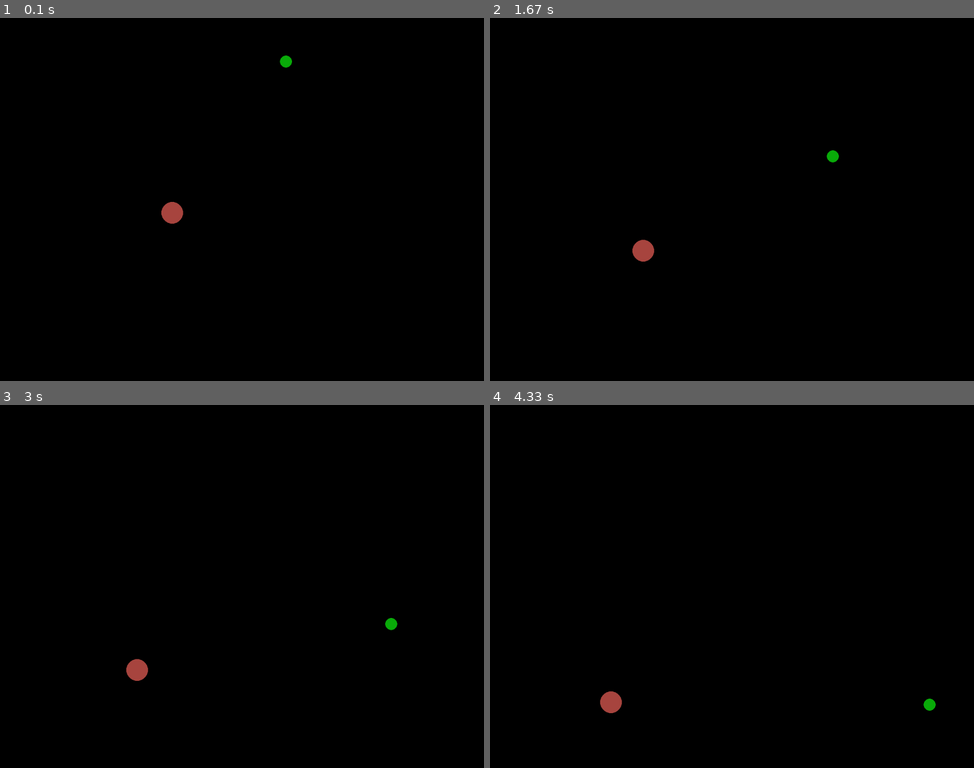
Above: before the commit, frames 1-4 (two rows, left to right).
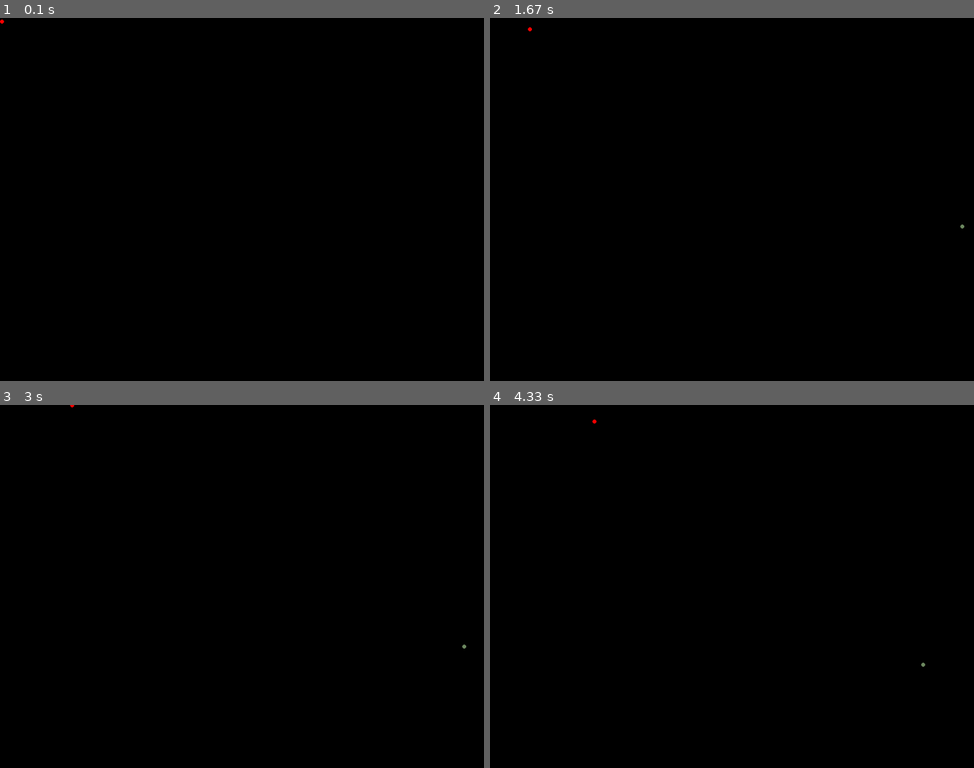
Above: after the commit, the same moments.

Repository: Donkeehot/my_projects
Game: pygame game, started from pygame_projects/catch_a_ball/catch_a_ball.py
Two runs of this game, one before a commit and one after it. Both use one fixed random seed, a clock stepped at 60 frames per second and the inputs below.
Inputs (mouse positions are in pixels of both pictures, inside the frame that each line leads up to):
- Up to frame 1 (0.1 s): no input
- Up to frame 2 (1.67 s): click (732, 199) at 0.38 s
- Up to frame 3 (3 s): no input
- Up to frame 4 (4.33 s): no input

The runs differ from the first frame. In frame 1, 0.3% of the frame differs, in the area x 0-61%, y 0-57%; in frame 2, 0.3%, in the area x 7-98%, y 2-68%; in frame 3, 0.3%; in frame 4, 0.3%.

Commit message:
added new class, changed structure of project

Diff:
--- /dev/null
+++ b/pygame_projects/catch_a_ball/ball_linear.py
@@ -0,0 +1,54 @@
+#!/usr/bin/env python3
+
+import random
+import pygame
+import math
+
+class BallLinear():
+    def __init__(self):
+        self.screen = pygame.display.get_surface()
+        self.radius = random.randint(5, 30)
+        self.x_cor = random.randint(self.radius, self.screen.get_width() - self.radius)
+        self.y_cor = random.randint(self.radius, self.screen.get_height() - self.radius)
+        self.color = tuple(random.randrange(0, 255) for i in range(3))
+        self.x_inc = random.randint(-5, 5)
+        self.y_inc = random.randint(-5, 5)
+
+# move ball with linear interpolation and draw it on surface
+    def move_linear(self):
+        if not (self.x_inc and self.y_inc):
+            self.x_inc += random.choice([-5, -4, -3, -2, -1, 1, 2, 3, 4, 5])
+            self.y_inc += random.choice([-5, -4, -3, -2, -1, 1, 2, 3, 4, 5])
+
+        self.x_cor += self.x_inc
+        self.y_cor += self.y_inc
+
+# check if ball touches screen borders
+        if self.x_cor >= (self.screen.get_width() - self.radius):
+            self.x_cor = self.screen.get_width() - self.radius
+            self.x_inc = random.randint(-5, 0)
+            self.y_inc = random.randint(-5, 5)
+        elif self.x_cor <= self.radius:
+            self.x_cor = self.radius
+            self.x_inc += random.randint(0, 5)
+            self.y_inc += random.randint(-5, 5)
+        elif self.y_cor <= self.radius:
+            self.y_cor = self.radius
+            self.y_inc += random.randint(0, 5)
+            self.x_inc += random.randint(5, 5)
+        elif self.y_cor >= (self.screen.get_height() - self.radius):
+            self.y_cor = self.screen.get_height() - self.radius
+            self.y_inc += random.randint(-5, 0)
+            self.x_inc += random.randint(-5, 5)
+
+        pygame.draw.circle(self.screen, self.color, (self.x_cor, self.y_cor), self.radius)
+
+
+    def get_x_cor(self):
+        return self.x_cor
+
+    def get_y_cor(self):
+        return self.y_cor
+
+    def get_radius(self):
+        return self.radius
--- /dev/null
+++ b/pygame_projects/catch_a_ball/ball_sine.py
@@ -0,0 +1,78 @@
+import random
+import math
+import pygame
+
+
+class BallSine():
+    def __init__(self):
+        self.screen = pygame.display.get_surface()
+        # radius of ball
+        self.radius = random.randint(5, 10)
+        # start points of sine function
+        self.x_start_sine = 0
+        self.y_start_sine = 0
+        # rotation angle of sine function
+        self.angle = 0
+        # coordinates where to move rotated sine function
+        self.x_rotated_start_sine = 0
+        self.y_rotated_start_sine = 0
+        # init point for choosing random location
+        self.random_point = 0
+        self.orig_sine_angle = 0
+        self.color = tuple(random.randint(0, 255) for i in range(3))
+# move ball with sine interpolation and draw it on surface
+# angle_inc - amount of radians per tick, changes moving smoothness of ball
+# amp_multiplyer - changes amplitude of sine function
+# x_inc - changes period of sine function
+    def move_sin(self, angle_inc = 12, amp_multiplyer = 5, x_inc = 1):
+# randomly choose one of 4 points to place sine function
+        if self.random_point == 0:
+            self.random_point = random.randint(1, 4)
+            if self.random_point == 1:
+                self.random_point = 1
+                self.x_rotated_start_sine = self.screen.get_width()/2
+                self.y_rotated_start_sine = 0 - (self.radius * 10)
+                self.angle = random.randint(30, 90) * math.pi/180
+                self.x_start_sine, self.y_start_sine = (0, 0)
+            elif self.random_point == 2:
+                self.random_point = 2
+                self.x_rotated_start_sine = self.screen.get_width() + (self.radius * 10)
+                self.y_rotated_start_sine = self.screen.get_height()/2
+                self.angle = random.randint(120, 180) * math.pi/180
+                self.x_start_sine, self.y_start_sine = (0, 0)
+            elif self.random_point == 3:
+                self.random_point = 3
+                self.x_rotated_start_sine = self.screen.get_width()/2
+                self.y_rotated_start_sine = self.screen.get_height() + (self.radius * 10)
+                self.angle = random.randint(210, 270) * math.pi/180
+                self.x_start_sine, self.y_start_sine = (0, 0)
+            elif self.random_point == 4:
+                self.random_point = 4
+                self.x_rotated_start_sine = 0 - (self.radius * 10)
+                self.y_rotated_start_sine = self.screen.get_height()/2
+                self.angle = random.randint(300, 360) * math.pi/180
+                self.x_start_sine, self.y_start_sine = (0, 0)
+
+
+# calculate y = sin(x) function to get a point
+        y_inc = math.sin(self.orig_sine_angle * (math.pi/180)) * amp_multiplyer
+        self.orig_sine_angle += angle_inc
+        self.x_start_sine += x_inc
+        self.y_start_sine += y_inc
+
+
+# rotate points by angle and move to a needed location
+        x_point_rotated = (self.x_start_sine * math.cos(self.angle) + self.y_start_sine * -1 * math.sin(self.angle)) + self.x_rotated_start_sine
+        y_point_rotated = (self.x_start_sine * math.sin(self.angle) + self.y_start_sine * math.cos(self.angle)) + self.y_rotated_start_sine
+
+# checks if ball goes beyond screen space
+        if (x_point_rotated > self.screen.get_width() + (self.radius * 10)) \
+        or (x_point_rotated < (0 - self.radius * 10)) \
+        or (y_point_rotated > (self.screen.get_height() + (self.radius * 10))) \
+        or (y_point_rotated < (0 - self.radius * 10)):
+            self.random_point = 0
+            self.radius = random.randint(5, 10)
+            self.color = tuple(random.randint(0, 255) for i in range(3))
+
+        pygame.draw.circle(self.screen, self.color, (x_point_rotated, y_point_rotated), self.radius)
+        pygame.draw.circle(self.screen, (255, 0, 0), (self.x_start_sine, self.y_start_sine), self.radius)
--- a/pygame_projects/catch_a_ball/catch_a_ball.py
+++ b/pygame_projects/catch_a_ball/catch_a_ball.py
@@ -1,19 +1,19 @@
 #!/usr/bin/env python3
 
 import pygame
-from pygame.draw import *
-from random import randint
-from ball import Ball
+from ball_linear import BallLinear
+from ball_sine import BallSine
+
 
 pygame.init()
 
-FPS = 30
+FPS = 60
 screen = pygame.display.set_mode((1200, 900))
 
 points = 0
 
-ball_1 = Ball()
-ball_2 = Ball()
+ball_1 = BallLinear()
+ball_2 = BallSine()
 
 # determine if click is inside the ball and add point to a variable
 def click(click_event, shape_x_cor, shape_y_cor, shape_radius):
@@ -39,10 +39,8 @@
             finished = True
         elif event.type == pygame.MOUSEBUTTONDOWN:
             click(event, ball_1.get_x_cor(), ball_1.get_y_cor(), ball_1.get_radius())
-            click(event, ball_2.get_x_cor(), ball_2.get_y_cor(), ball_2.get_radius())
-    ball_1.move_linear()
-    ball_2.move_linear()
+
+    ball_2.move_sin()
     pygame.display.update()
     screen.fill((0, 0, 0))
-
 pygame.quit()
